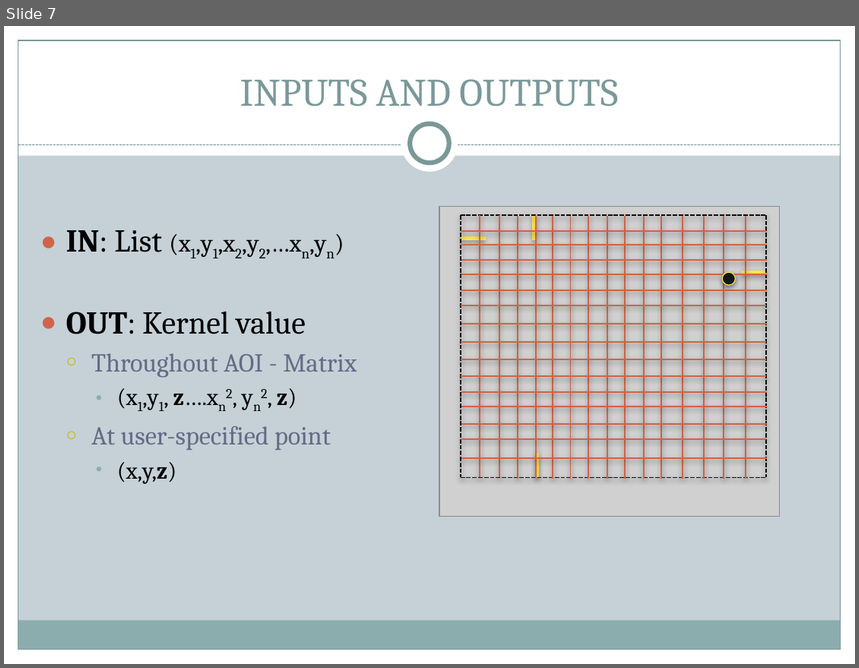
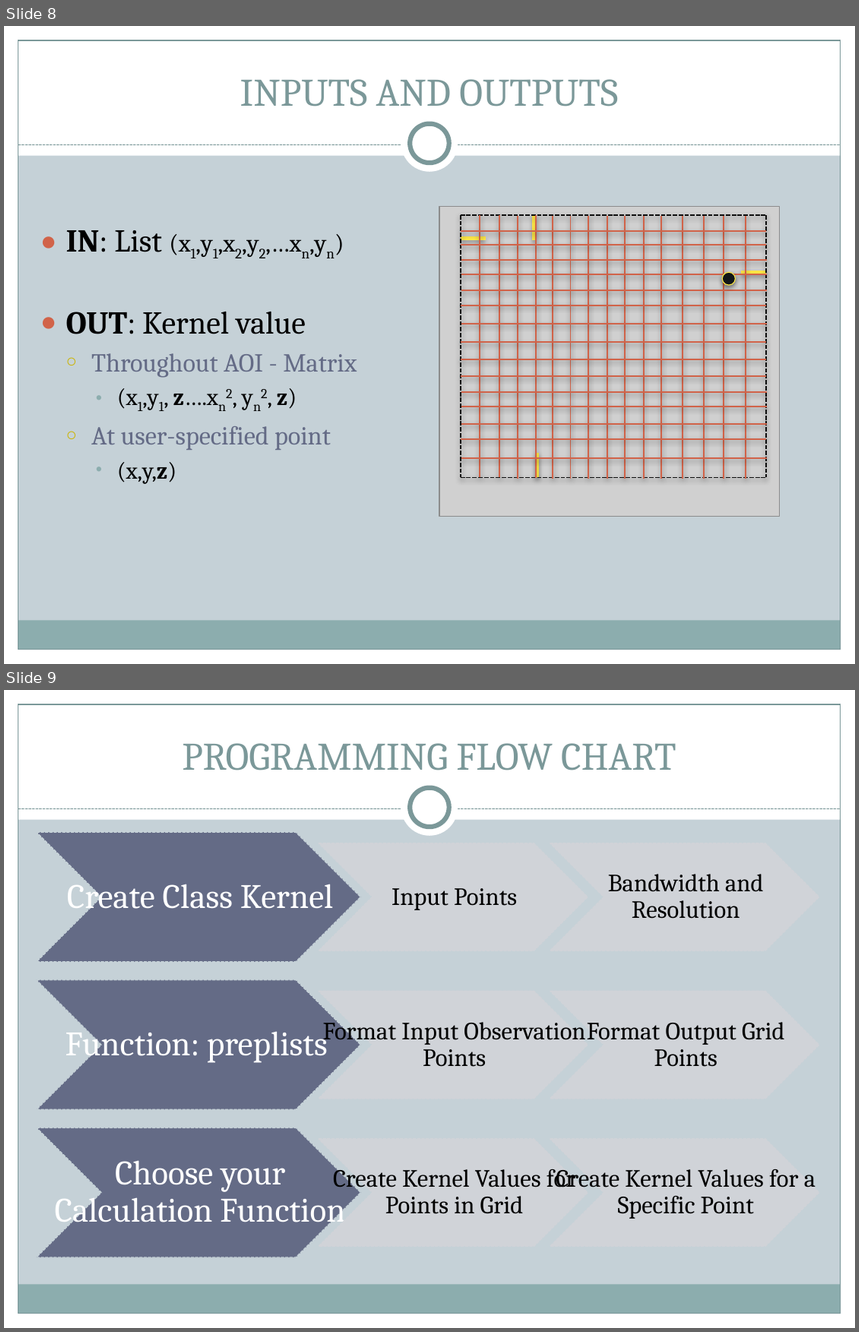
Before and after one commit to jreades/starspy, a slide deck: kernel/kernel/Kernel_Density.pptx. Shown one above the other, each under a label of ours: slide 7 before the commit, slides 8 and 9 after it. The pictures are 859x668 and 859x1332 pixels, drawn with LibreOffice and Linux fonts; fonts in the diff are those of the drawing; grey boxes stand for pictures. Boxes give left, top, right and bottom in pixels: in the first picture for what was removed or moved away, otherwise in the second. Text is boxed around its words. In the diff, an @@ line names an element or a change of style, - is before the commit and + after.

```diff
--- a/kernel/kernel/Kernel_Density.pptx
+++ b/kernel/kernel/Kernel_Density.pptx
@@ slide 9 added at [4, 690, 855, 1328], background #C5D1D7; not listed: 9 template elements that a slide beside it also shows @@
@@ title added at [182, 743, 677, 771], 33 pt, text #7C999A @@
+PROGRAMMING FLOW CHART
@@ group added at [37, 832, 819, 1258]: 9 chevrons, 9 texts @@
+Create Class Kernel
+Input Points
+Bandwidth and Resolution
+Function: preplists
+Format Input Observation Points
+Format Output Grid Points
+Choose your Calculation Function
+Create Kernel Values for Points in Grid
+Create Kernel Values for a Specific Point
@@ what was slide 7 is now slide 8 @@
```
Also in this commit, not shown: 4 other slides added.
